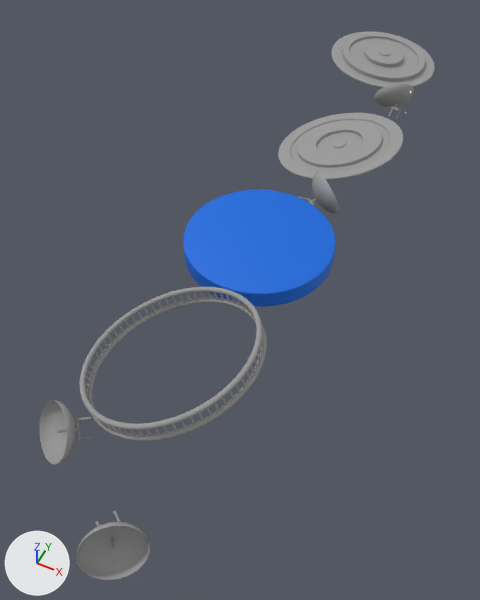
The FBX model main_scene/public/models/Com/AnimationCom.fbx as it was, and as the next commit left it.
Rendered twice from a 50 mm camera at (0.9, -2.24, 2.08) aimed at (-0.05, -0.34, -0.3). The lights are fixed; the arrows at lower left show +X, +Y and +Z. Where no turn or scale is listed for an object, it has been applied to the vertices.

Names of what the first picture shows: 'Antenne1', 'Antenne2', 'Antenne3', 'Antenne4', 'Body_2', 'Femelle_2', 'Male_2', 'Structure_2'.
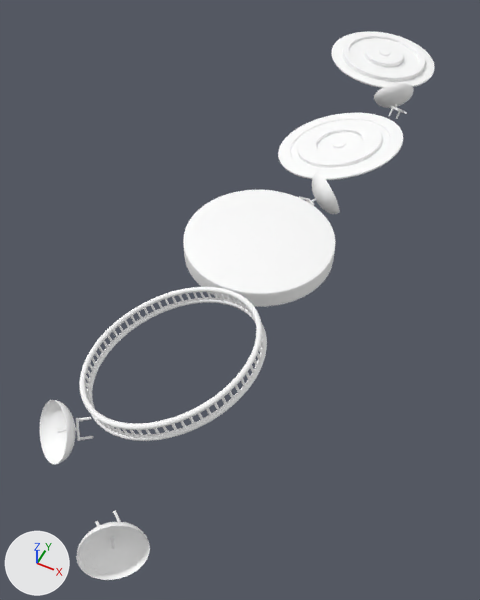
Where the change shows, as pixel boxes (x1, y1, x2, y2) in the pictures (480 x 600 px):
'Body_2', recoloured (blue to white): (183, 190, 336, 307) in both
'Femelle_2', recoloured (grey to white): (278, 113, 403, 180) in both
'Structure_2', recoloured (grey to white): (79, 287, 267, 441) in both
'Male_2', recoloured (grey to white): (331, 31, 435, 88) in both
'Antenne2', recoloured: (76, 510, 150, 580) in both
'Antenne3', recoloured (grey to white): (40, 400, 93, 465) in both
'Antenne4', recoloured: (374, 83, 414, 119) in both
'Antenne1', recoloured (grey to white): (299, 172, 340, 214) in both

The change in detail:
Material 'RS Material' (mat_rs_material) changes colour from blue #0069dd to white #ffffff; in linear values from (0.0, 0.141, 0.722) to (1.0, 1.0, 1.0).
me_mesh has 1302 vertices, 1416 faces and spans x -0.065..0.147, y -0.056..0.146, z -0.079..0.136.
me_mesh no longer uses material mat_rs_material_1 (grey #9d9c9c).
me_mesh now uses material mat_rs_material (white #ffffff).
me_mesh_007 has 7194 vertices, 8160 faces and spans x -0.351..0.351, y -0.362..0.362, z -0.159..0.159.
me_mesh_007 no longer uses material mat_rs_material_1 (grey #9d9c9c).
me_mesh_007 now uses material mat_rs_material (white #ffffff).
me_mesh_005 has 2450 vertices, 2496 faces and spans x -0.331..0.327, y -0.33..0.33, z -0.055..0.03.
me_mesh_005 no longer uses material mat_rs_material_1 (grey #9d9c9c).
me_mesh_005 now uses material mat_rs_material (white #ffffff).
me_mesh_002 has 1302 vertices, 1416 faces and spans x -0.144..0.064, y -0.146..0.056, z -0.064..0.144.
me_mesh_002 no longer uses material mat_rs_material_1 (grey #9d9c9c).
me_mesh_002 now uses material mat_rs_material (white #ffffff).
me_mesh_004 has 2450 vertices, 2496 faces and spans x -0.32..0.323, y -0.33..0.33, z -0.086..0.075.
me_mesh_004 no longer uses material mat_rs_material_1 (grey #9d9c9c).
me_mesh_004 now uses material mat_rs_material (white #ffffff).
me_mesh_003 has 1302 vertices, 1416 faces and spans x -0.144..0.064, y -0.056..0.146, z -0.064..0.144.
me_mesh_003 no longer uses material mat_rs_material_1 (grey #9d9c9c).
me_mesh_003 now uses material mat_rs_material (white #ffffff).
me_mesh_001 has 1302 vertices, 1416 faces and spans x -0.066..0.146, y -0.146..0.056, z -0.073..0.139.
me_mesh_001 no longer uses material mat_rs_material_1 (grey #9d9c9c).
me_mesh_001 now uses material mat_rs_material (white #ffffff).
